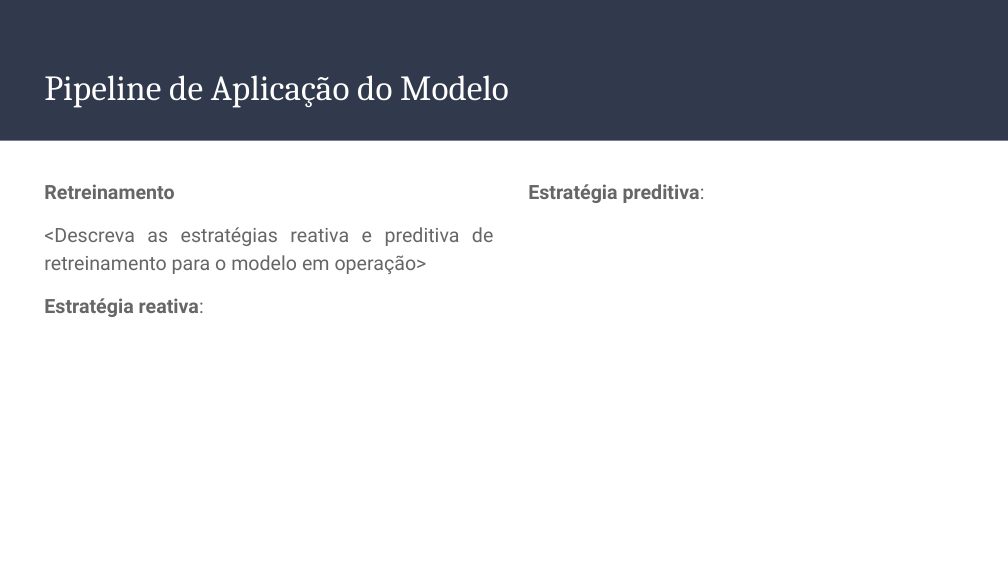
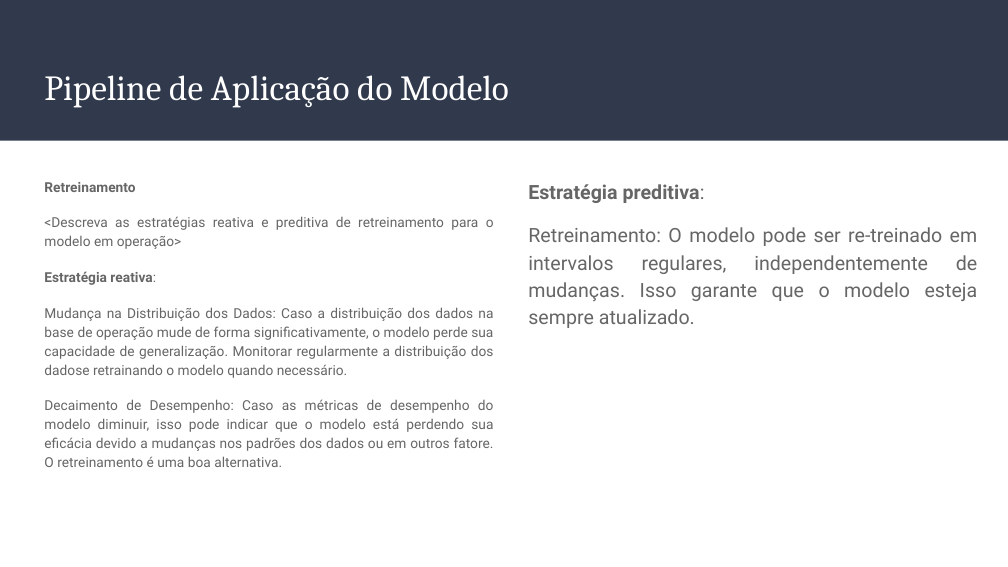
Before and after one commit to wilsonfalcao/eng-machine-learn-entrega, a slide deck: slide 22 of wilsonfalcao_Engenharia_de_Machine_Learning_pd.pptx. Drawn at 1008x567 pixels with LibreOffice and Linux fonts; fonts in the diff are those of the drawing. Boxes give left, top, right and bottom in pixels: in the first picture for what was removed or moved away, otherwise in the second. Text is boxed around its words. In the diff, an @@ line names an element or a change of style, - is before the commit and + after.

```diff
--- a/wilsonfalcao_Engenharia_de_Machine_Learning_pd.pptx
+++ b/wilsonfalcao_Engenharia_de_Machine_Learning_pd.pptx
@@ text at bbox=[44, 182, 494, 285]: size 14 to 9.8 pt in "Retreinamento", "<Descreva as estratégias reativa e preditiva de ...", "Estratégia reativa:" @@
@@ text at bbox=[528, 227, 978, 328]: paragraph added @@
+Retreinamento: O modelo pode ser re-treinado em intervalos regulares, independentemente de mudanças. Isso garante que o modelo esteja sempre atualizado.
@@ text at bbox=[44, 307, 494, 467]: paragraphs added @@
+Mudança na Distribuição dos Dados: Caso a distribuição dos dados na base de operação mude de forma significativamente, o modelo perde sua capacidade de generalização. Monitorar regularmente a distribuição dos dadose retrainando o modelo quando necessário.
+Decaimento de Desempenho: Caso as métricas de desempenho do modelo diminuir, isso pode indicar que o modelo está perdendo sua eficácia devido a mudanças nos padrões dos dados ou em outros fatore. O retreinamento é uma boa alternativa.
```
Also in this commit, not shown: 2 other slides changed, 9 other files.
